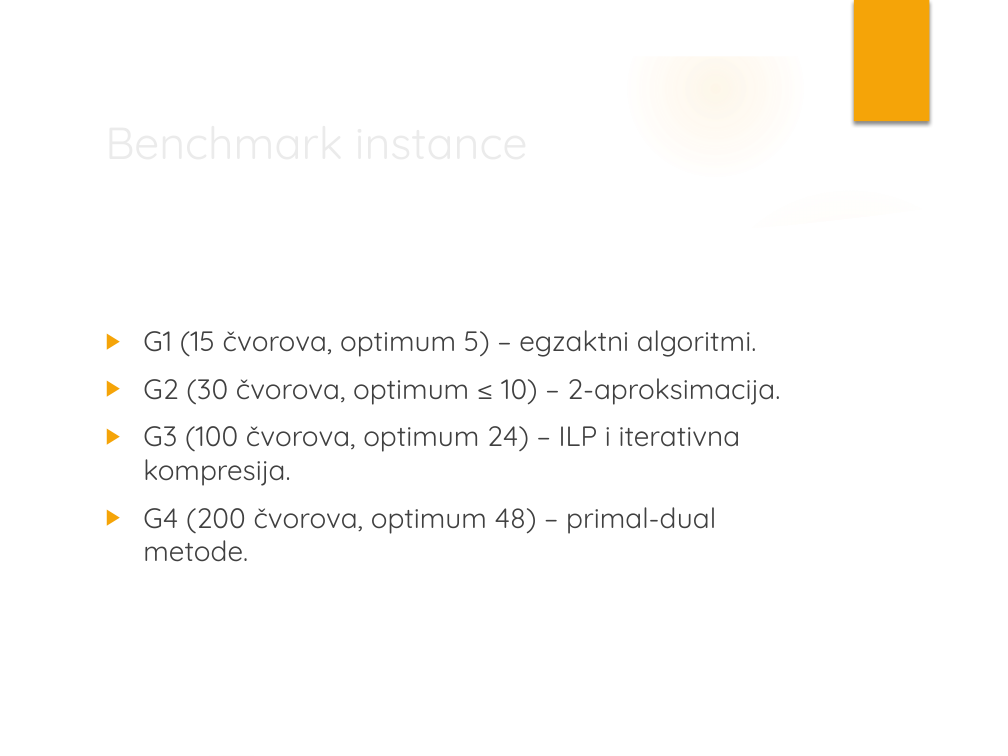
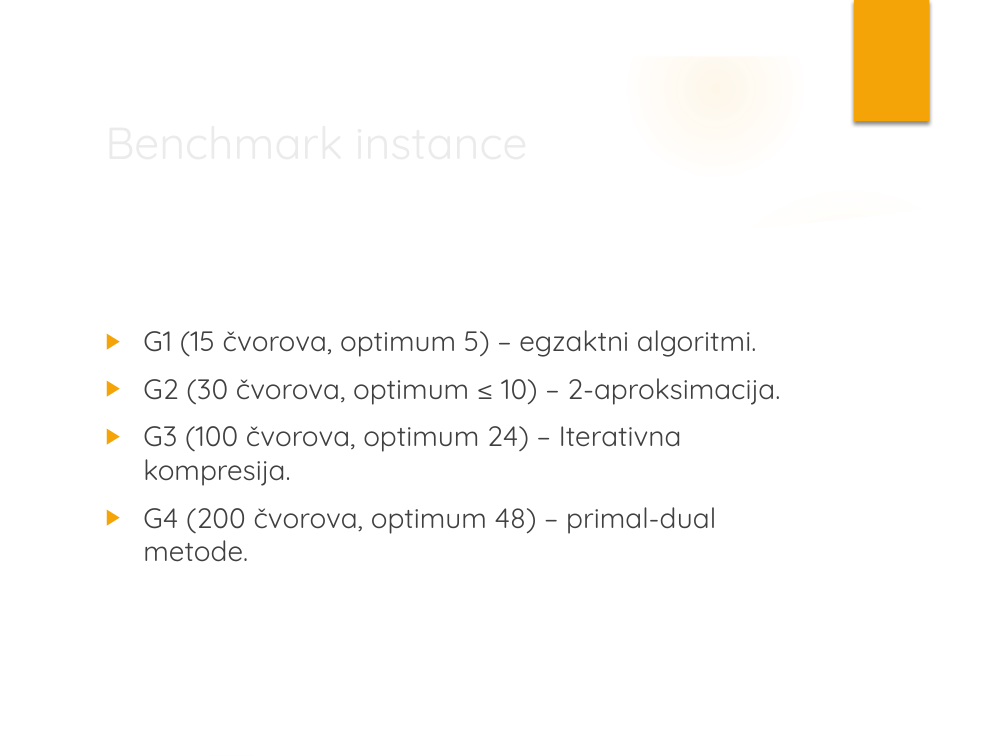
Before and after one commit to milicapantovic/CI_mfvs, a slide deck: slide 7 of MFVS_prezentacija.pptx. Drawn at 1008x756 pixels with LibreOffice and Linux fonts; fonts in the diff are those of the drawing; background and template pictures are left out. Boxes give left, top, right and bottom in pixels: in the first picture for what was removed or moved away, otherwise in the second. Text is boxed around its words. In the diff, an @@ line names an element or a change of style, - is before the commit and + after.

```diff
--- a/MFVS_prezentacija.pptx
+++ b/MFVS_prezentacija.pptx
@@ text at bbox=[143, 426, 682, 486]: text changed @@
-▶ G3 (100 čvorova, optimum 24) – ILP i iterativna kompresija.
+▶ G3 (100 čvorova, optimum 24) – Iterativna kompresija.
```
Also in this commit, not shown: 2 other slides changed, 2 other files.
